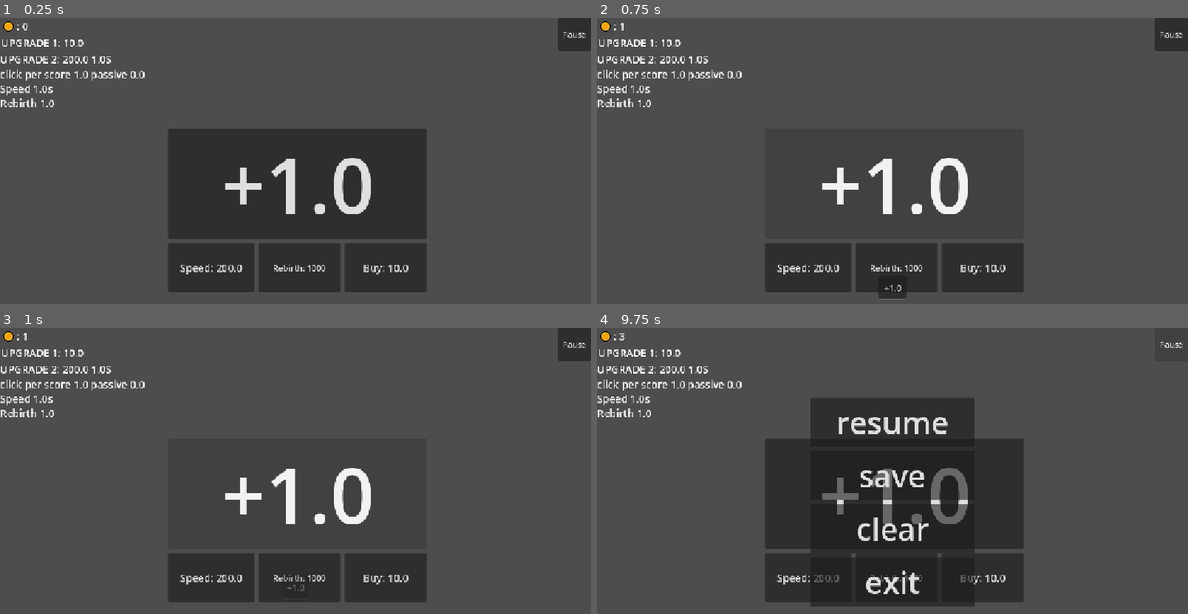
Above: before the commit, frames 1-4 (two rows, left to right).
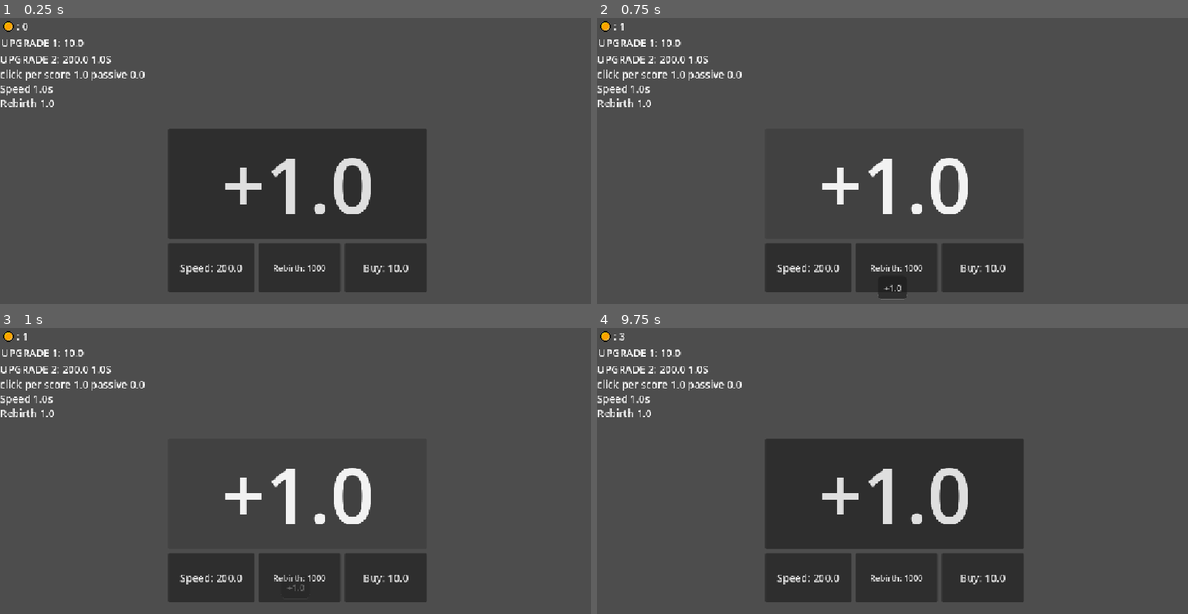
Above: after the commit, the same moments.

Repository: Maler2/clicker-game
Game: Godot game, scene res://scenes/control.tscn
Two runs of this game, one before a commit and one after it. Both use one fixed random seed, a clock stepped at 60 frames per second and the inputs below.
Inputs (mouse positions are in pixels of both pictures, inside the frame that each line leads up to):
- Up to frame 1 (0.25 s): no input
- Up to frame 2 (0.75 s): click "+1.0" at 0.5 s
- Up to frame 3 (1 s): no input
- Up to frame 4 (9.75 s): click "Buy: 10.0" at 1.25 s; click "Speed: 200.0" at 2 s; click "Rebirth: 1000" at 2.75 s; click "+1.0" at 3.5 s; click "Buy: 10.0" at 4.25 s; click "Speed: 200.0" at 5 s; click "Rebirth: 1000" at 5.75 s; click "+1.0" at 6.5 s; click "Buy: 10.0" at 7.25 s; click "Speed: 200.0" at 8 s; click "Rebirth: 1000" at 8.75 s; click (1170, 345) at 9.5 s, where only the run before the commit has a clickable "Pause"

The runs differ from the first frame. In frame 1, 0.6% of the frame differs, in the area x 94-100%, y 0-12%; in frame 2, 0.6%; in frame 3, 0.6%; in frame 4, 7.2%, in the area x 36-100%, y 4-98%.

Commit message:
update kode dari control.gd dan menu.gd

Diff:
--- a/script/control.gd
+++ b/script/control.gd
@@ -11,10 +11,12 @@
 @onready var upgrade_button = $remove_button
 @onready var speed_button = $speed_timer
 @onready var rebirth_button = $rebirth_button
+@onready var pause_button = $pausebutton
 @onready var sfx = $audioplayer
 @onready var auto_timer = $Timer
 
 var min_auto_timer: float = 0.1
+var menu_instance = null
 
 var sfx_list: Dictionary = {
 	"add": preload("res://sound/sfx/add.wav"),
@@ -22,7 +24,14 @@
 }
 
 func _ready():
-	print("Os Sekarang: ", OS.get_name())
+	# process_mode = Node.PROCESS_MODE_ALWAYS
+	var current_os = OS.get_name()
+	if current_os in ["Windows", "Linux", "macOS", "Web"]:
+		pause_button.hide()
+	else:
+		pause_button.show()
+
+
 	Global.load_game()
 	auto_timer.wait_time = Global.auto_timer_wait_time
 	auto_timer.timeout.connect(add_score_auto)
@@ -34,6 +43,15 @@
 		infolabel.hide()
 
 	print("start up")
+
+func _unhandled_input(event):
+	# Khusus PC/Komputer: Cek kalau OS-nya Windows/Linux/macOS/Web
+	if OS.get_name() in ["Windows", "Linux", "macOS", "Web"]:
+		# Cek kalau pemain menekan tombol keyboard/action di Input Map (misal: "toggle_pause" atau "ui_cancel")
+		if event.is_action_pressed("ui_cancel"):
+			# Cek biar gak buka menu pause berlapis-lapis kalau game udah paused
+			if not get_tree().paused:
+				open_pause_menu()
 
 func update_score_ui():
 	button.text = "+" + str(snapped(Global.add_score * Global.rebirth_mult, 0.1))
--- a/script/menu.gd
+++ b/script/menu.gd
@@ -1,7 +1,18 @@
 extends Control
 
 func _ready() -> void:
-	pass
+	# buat selalu run
+	process_mode = Node.PROCESS_MODE_ALWAYS
+
+# kalau pakai komputer
+func _unhandled_input(event):
+	if OS.get_name() in ["Windows", "Linux", "macOS", "Web"]:
+		if event.is_action_pressed("ui_cancel"):
+			# Tandai bahwa input ESC sudah ditangani
+			get_viewport().set_input_as_handled()
+
+			# Jalankan fungsi resume
+			_on_resume_button_pressed()
 
 func _on_resume_button_pressed() -> void:
 	get_tree().paused = false # Unpause game
